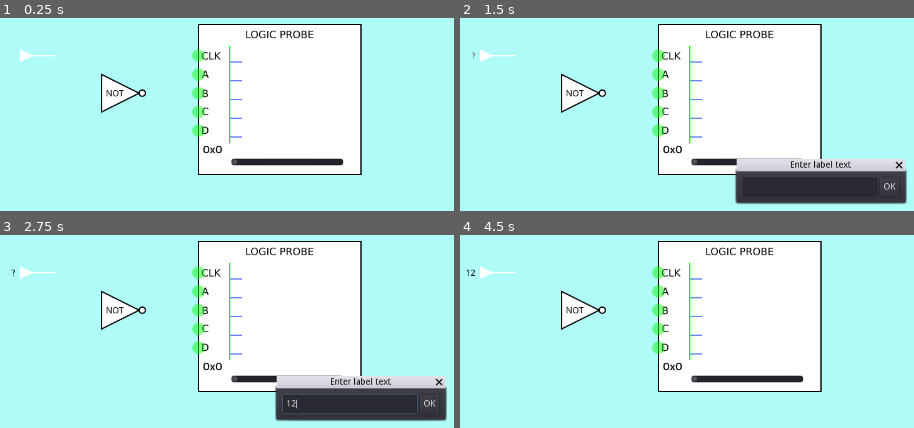
Above: before the commit, frames 1-4 (two rows, left to right).
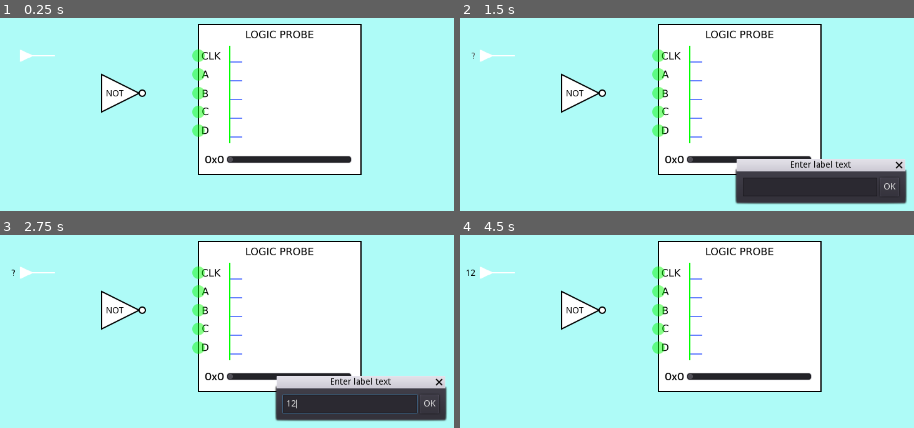
Above: after the commit, the same moments.

Repository: andrew-wilkes/digital-logic
Game: Godot game, scene res://parts/lib/c18.tscn
The game is run twice, just before and just after one commit, with the same random seed, the same clock (stepped at 60 frames per second) and the same inputs. This scene is started directly instead of the project's main scene.
Inputs (mouse positions are in pixels of both pictures, inside the frame that each line leads up to):
- Up to frame 1 (0.25 s): no input
- Up to frame 2 (1.5 s): tap Enter at 0.5 s; move the mouse to (496, 56) at 0.52 s; click (496, 56) at 0.67 s; click "?" at 1.25 s
- Up to frame 3 (2.75 s): click (349, 404) at 2.02 s; type "12" at 2.1 s
- Up to frame 4 (4.5 s): click "OK" at 2.75 s; click "12" at 3.5 s; click "OK" at 4.25 s

The runs differ from the first frame. In frame 1, 1.2% of the frame differs, in the area x 44-78%, y 66-77%; in frame 2, 0.9%; in frame 3, 0.9%; in frame 4, 1.2%.

Commit message:
Improve capture width setting

Diff:
--- a/game/parts/accessories/Probe.gd
+++ b/game/parts/accessories/Probe.gd
@@ -1,5 +1,6 @@
 extends Part
 
+const TRACE_WIDTH = 180
 const TRACE_SIZE = 20
 const MIN_TICKS = 3
 const MAX_TICKS = 63
@@ -92,7 +93,7 @@
 
 func draw_traces():
 	if clock:
-		step.x = clamp(TRACE_SIZE * 8 / num_ticks, 0, 40)
+		step.x = clamp(TRACE_WIDTH / data[0].size(), 0, TRACE_SIZE)
 		var y = 0
 		for i in num_ch:
 			traces[i].clear_points()
--- a/game/parts/accessories/Probe.tscn
+++ b/game/parts/accessories/Probe.tscn
@@ -85,10 +85,10 @@
 }
 
 [node name="Slider" type="HScrollBar" parent="."]
-margin_left = -78.1093
-margin_top = 93.7815
-margin_right = 101.891
-margin_bottom = 105.781
+margin_left = -85.0
+margin_top = 90.0
+margin_right = 115.0
+margin_bottom = 102.0
 max_value = 1.0
 step = 1.0
 rounded = true
@@ -97,10 +97,10 @@
 }
 
 [node name="Value" type="Label" parent="."]
-margin_left = -123.067
-margin_top = 68.9805
-margin_right = -92.0672
-margin_bottom = 89.9805
+margin_left = -120.0
+margin_top = 85.0
+margin_right = -89.0
+margin_bottom = 106.0
 custom_fonts/font = ExtResource( 4 )
 custom_colors/font_color = Color( 0, 0, 0, 1 )
 text = "0x0"
